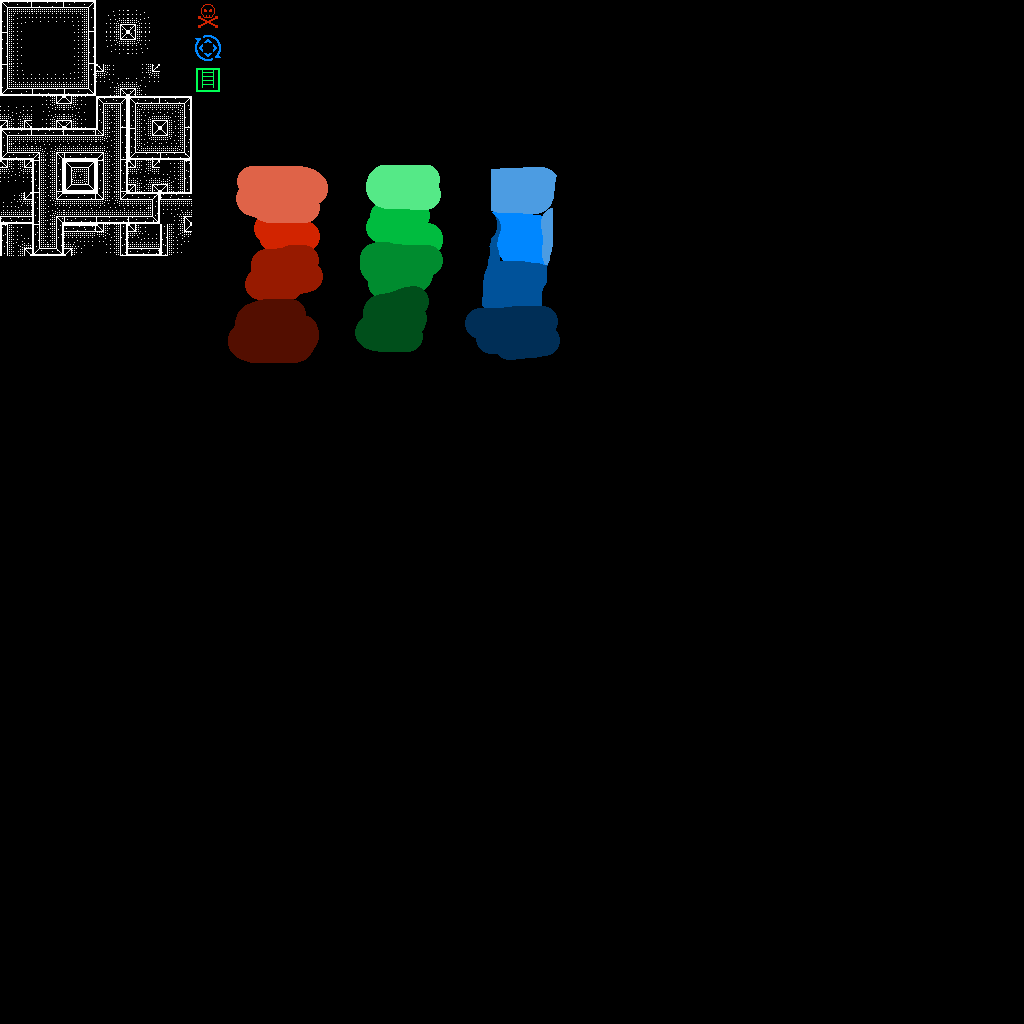
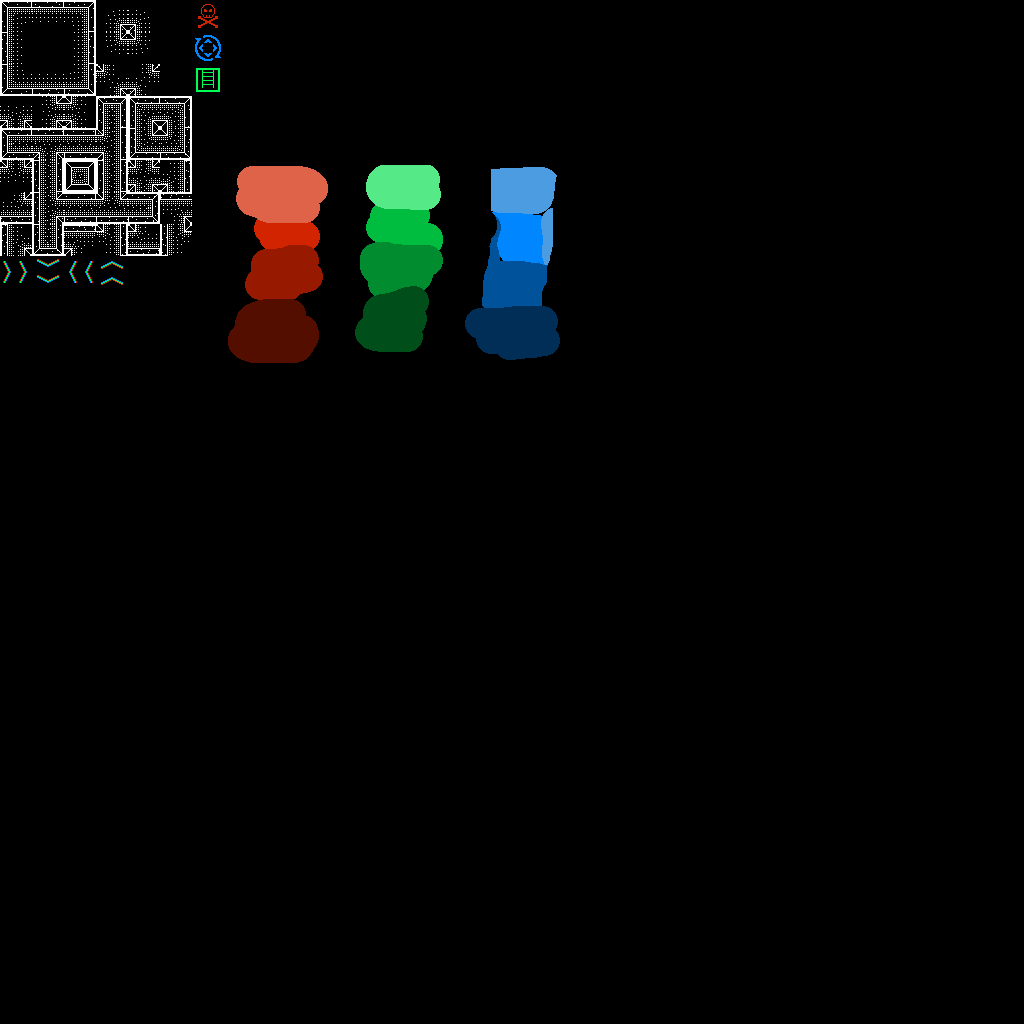
Two versions of the same layered image (1024px x 1024px). Layer-by-layer changes:
painted on "Tileset" over bbox(3, 4, 123, 285)
